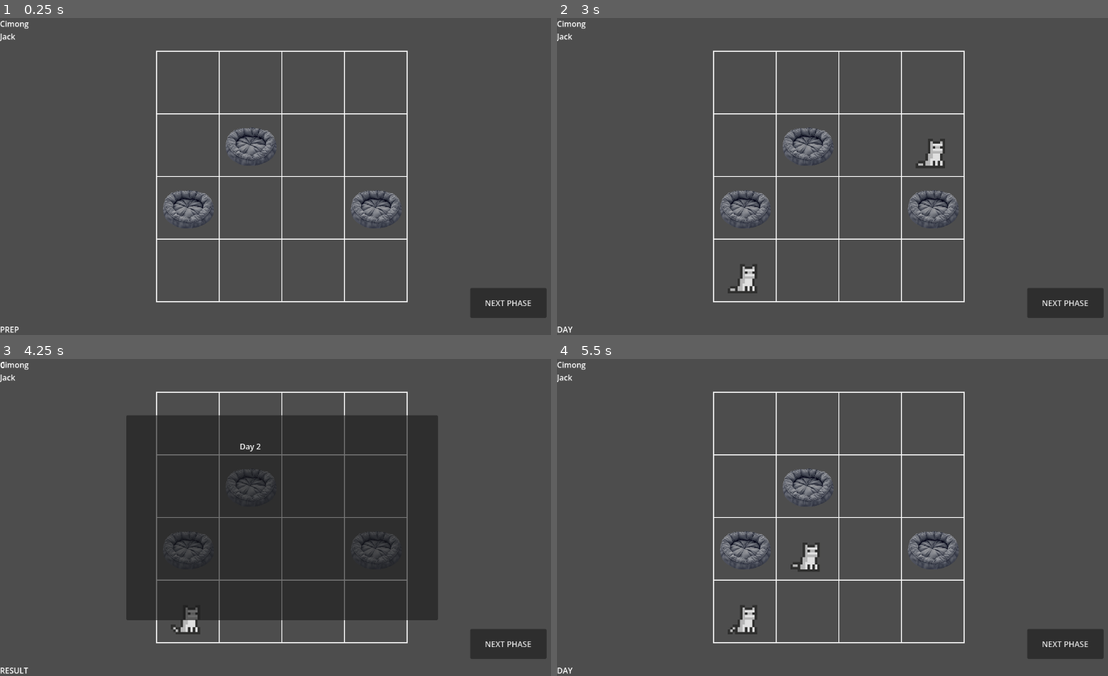
Above: before the commit, frames 1-4 (two rows, left to right).
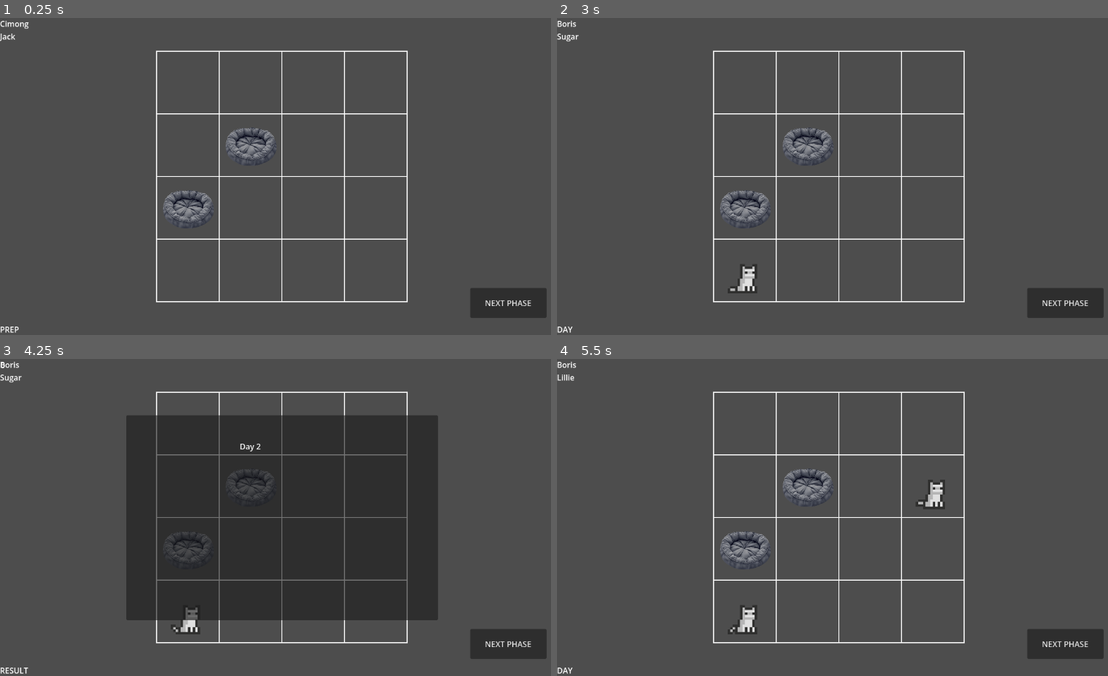
Above: after the commit, the same moments.

Repository: qurreee/cing-care
Game: Godot game, scene res://Scenes/Main.tscn
Two runs of this game, one before a commit and one after it. Both use one fixed random seed, a clock stepped at 60 frames per second and the inputs below.
Inputs (mouse positions are in pixels of both pictures, inside the frame that each line leads up to):
- Up to frame 1 (0.25 s): no input
- Up to frame 2 (3 s): click "NEXT PHASE" at 0.5 s; click "NEXT PHASE" at 1.25 s; click "NEXT PHASE" at 2 s; tap Enter at 2.75 s; move the mouse to (964, 160) at 2.77 s; click (964, 160) at 2.92 s
- Up to frame 3 (4.25 s): tap Space at 3.5 s; drag from (170, 533) to (247, 485) at 3.52 s
- Up to frame 4 (5.5 s): tap Enter at 4.25 s; move the mouse to (893, 447) at 4.27 s; click (893, 447) at 4.42 s; tap Space at 5 s; drag from (810, 580) to (931, 549) at 5.02 s

The runs differ from the first frame. In frame 1, 0.5% of the frame differs, in the area x 63-73%, y 54-67%; in frame 2, 0.9%; in frame 3, 0.2%; in frame 4, 1.2%, in the area x 0-73%, y 0-68%.

Commit message:
Added Sharing Rule
Sharing the same facility rule, tested

Diff:
--- a/Config/game_config.gd
+++ b/Config/game_config.gd
@@ -3,7 +3,8 @@
 
 @export var cat_capacity: int = 3
 @export var day_duration: float = 60.0
-
+@export var GRID_SIZE: Vector2i = Vector2i(4, 4)
+#X is day, Y is cat count
 const CAT_COUNT: Array[Vector2]= [
 	Vector2(1, 2),
 	Vector2(4, 3),
--- a/Entities/Cats/CatDatas/D Rank Cat/boris.tres
+++ b/Entities/Cats/CatDatas/D Rank Cat/boris.tres
@@ -4,12 +4,13 @@
 [ext_resource type="Resource" uid="uid://d36rxv45glce8" path="res://Entities/Cats/CatRules/NearFacility/SleepXWater2.tres" id="2_p0fqv"]
 [ext_resource type="Script" uid="uid://d1nvjh23asoqc" path="res://Entities/Cats/cat_data.gd" id="3_ecj4m"]
 [ext_resource type="Resource" uid="uid://ddllvsrs0qyk2" path="res://Entities/Cats/CatRules/NearFacility/SleepXToilet2.tres" id="3_p0fqv"]
+[ext_resource type="Resource" uid="uid://gkrokywavjq2" path="res://Entities/Cats/CatRules/Sharing/Sleep4.tres" id="4_xvfea"]
 
 [resource]
 script = ExtResource("3_ecj4m")
 cat_name = "Boris"
 description = "Boris just sleeps. Boris hates sleeping next to the toilet and water."
-rules = Array[ExtResource("1_xwcin")]([ExtResource("2_p0fqv"), ExtResource("3_p0fqv")])
+rules = Array[ExtResource("1_xwcin")]([ExtResource("2_p0fqv"), ExtResource("3_p0fqv"), ExtResource("4_xvfea")])
 need_weights = Dictionary[int, float]({
 0: 1.0,
 1: 2.0,
--- a/Entities/Cats/CatDatas/D Rank Cat/cimong.tres
+++ b/Entities/Cats/CatDatas/D Rank Cat/cimong.tres
@@ -4,12 +4,13 @@
 [ext_resource type="Resource" uid="uid://b53pde7w3ppu0" path="res://Entities/Cats/CatRules/NearFacility/SleepVFood3.tres" id="2_owrqg"]
 [ext_resource type="Resource" uid="uid://dnxvqqe4q4f48" path="res://Entities/Cats/CatRules/NearFacility/FoodVSleep3.tres" id="3_2dwfq"]
 [ext_resource type="Script" uid="uid://d1nvjh23asoqc" path="res://Entities/Cats/cat_data.gd" id="4_1rba8"]
+[ext_resource type="Resource" uid="uid://gkrokywavjq2" path="res://Entities/Cats/CatRules/Sharing/Sleep4.tres" id="4_fqx82"]
 
 [resource]
 script = ExtResource("4_1rba8")
 cat_name = "Cimong"
 description = "Cimong likes to sleep and eat a lot."
-rules = Array[ExtResource("1_mlawn")]([ExtResource("2_owrqg"), ExtResource("3_2dwfq")])
+rules = Array[ExtResource("1_mlawn")]([ExtResource("2_owrqg"), ExtResource("3_2dwfq"), ExtResource("4_fqx82")])
 need_weights = Dictionary[int, float]({
 0: 4.0,
 1: 10.0,
--- a/Entities/Cats/CatRules/NearFacility/near_facility_rule.gd
+++ b/Entities/Cats/CatRules/NearFacility/near_facility_rule.gd
@@ -5,10 +5,8 @@
 @export var target_facility: Enums.Needs
 @export var max_distance: float = 2.0
 
-func evaluate(cat: Cat, grid_manager: GridManager) -> float:
+func evaluate(cat: Cat, grid_manager: GridManager,  cats: Array[Cat] = []) -> float:
 	var source_cell = cat.current_facility.cell #Vector2i
-	if not source_cell == cat.current_cell:
-		return 0.0
 	#print(cat.data.cat_name + " is inside " + cat.current_facility.data.facility_name + " in " + str(source_cell))
 	var target_cells = grid_manager.get_facilities_by_type(target_facility) #Array[Facility] (Facility.cell)
 
@@ -18,6 +16,8 @@
 	var min_dist = INF
 	for facility in target_cells:
 		var d = cell_distance(source_cell, facility.cell)
+		if d == 0:
+			return 0.0
 		if d < min_dist:
 			min_dist = d
 
--- /dev/null
+++ b/Entities/Cats/CatRules/Sharing/Sleep4.tres
@@ -0,0 +1,10 @@
+[gd_resource type="Resource" script_class="SharingRule" format=3 uid="uid://gkrokywavjq2"]
+
+[ext_resource type="Script" uid="uid://behqaj1rvsugv" path="res://Entities/Cats/CatRules/Sharing/sharing_rule.gd" id="1_kujpy"]
+
+[resource]
+script = ExtResource("1_kujpy")
+rule_name = "Hates Sharing Bed"
+weight = 15.0
+reward = 10.0
+metadata/_custom_type_script = "uid://behqaj1rvsugv"
--- /dev/null
+++ b/Entities/Cats/CatRules/Sharing/sharing_rule.gd
@@ -0,0 +1,21 @@
+extends CatRule
+class_name SharingRule
+
+func evaluate(cat: Cat, grid_manager: GridManager,  cats: Array[Cat] = []) -> float:
+	if cat.current_facility == null:
+		return 0.0
+
+	var sharing = false
+	for other: Cat in cats:
+		if other == cat:
+			continue
+		if other.current_facility == null:  # add this check
+			continue
+		if other.current_facility.cell == cat.current_facility.cell:
+			sharing = true
+			break
+
+	if sharing:
+		return -weight if is_negative else weight
+	else:
+		return reward if is_negative else -reward
--- a/Entities/Cats/CatRules/cat_rule.gd
+++ b/Entities/Cats/CatRules/cat_rule.gd
@@ -6,7 +6,7 @@
 @export var weight: float = 1.0
 @export var reward: float = 0.5
 
-func evaluate(cat: Cat, grid_manager: GridManager) -> float:
+func evaluate(cat: Cat, grid_manager: GridManager,  cats: Array[Cat] = []) -> float:
 	return 0.0
 
 
--- a/Entities/Cats/cat.gd
+++ b/Entities/Cats/cat.gd
@@ -40,6 +40,8 @@
 
 var prev_need: Enums.Needs = Enums.Needs.FREE
 var current_need: Enums.Needs
+
+
 
 func setup(cat_data: CatData) -> void:
 	data = cat_data
@@ -135,10 +137,10 @@
 	mood = clampf(mood + score, 0, 100)
 
 ##FIXME
-func calculate_score(grid_manager: GridManager) -> float:
+func calculate_score(grid_manager: GridManager, cats: Array[Cat]) -> float:
 	var score : float = 0.0
 	for rule: CatRule in data.rules:
-		score += rule.evaluate(self, grid_manager)
+		score += rule.evaluate(self, grid_manager, cats)
 	apply_score(score)
 	print("Current " + data.cat_name + "'s mood:" + str(mood))
 	return score
--- a/Globals/game_manager.gd
+++ b/Globals/game_manager.gd
@@ -18,14 +18,14 @@
 
 
 #FIXME from save file
-const DEFAULT_FACILITIES: Dictionary[String, bool] = {
-	"food_1": true,
-	"sleep_1": true,
-	"water_1": true,
-	"toilet_1": false,
-	"play_1": false,
-	"maintenance_1": false,
-}
+#const DEFAULT_FACILITIES: Dictionary[String, bool] = {
+	#"food_1": false,
+	#"sleep_1": true,
+	#"water_1": false,
+	#"toilet_1": false,
+	#"play_1": false,
+	#"maintenance_1": false,
+#}
 
 var owned_facilities: Dictionary[String, bool]
 
@@ -36,7 +36,7 @@
 		#pass #LOAD FROM SAVE
 
 	cat_count = config.get_todays_cat_count(day_number)
-	owned_facilities = DEFAULT_FACILITIES.duplicate()
+	#owned_facilities = DEFAULT_FACILITIES.duplicate()
 	generate_day()
 	GameLoop.phase_changed.connect(on_day_phase_changed)
 	#debug
@@ -65,6 +65,7 @@
 #TODO Add progression
 func generate_day() -> void:
 	var diff : int = cat_count - resident_cats.size()
+	print("DIFF " + str(diff))
 	var pool = cat_registry.cats.filter(func(c): return c not in resident_cats)
 	pool.shuffle()
 	todays_cats.clear()
@@ -85,13 +86,16 @@
 
 func on_day_phase_changed(phase: GameLoop.Phase) -> void:
 	if phase == GameLoop.Phase.DAY:
-		reset_day_mood_log()
+		pass
 	elif  phase == GameLoop.Phase.RESULT:
 		pass
 	elif phase == GameLoop.Phase.PREP:
 		todays_income = 0
 		day_number += 1
 		cat_count = config.get_todays_cat_count(day_number)
+		generate_day()
+		print("CATCOUNT" + str(cat_count))
+		reset_day_mood_log()
 
 func calculate_income(base: float, mood: float) -> void:
 	var income = base * mood
--- a/Scenes/cat_manager.gd
+++ b/Scenes/cat_manager.gd
@@ -23,12 +23,14 @@
 
 ##FIXME
 func _on_facility_use_finished(cat: Cat) -> void:
-	var mood = cat.calculate_score(grid_manager)
+	var mood = cat.calculate_score(grid_manager, cats)
 	GameManager.log_mood(cat, cat.current_facility, mood)
 	cat.start_idle(randf_range(0.0, 4.0))
 
 func _on_phase_changed(phase: GameLoop.Phase) -> void:
-	if phase == GameLoop.Phase.DAY:
+	if phase == GameLoop.Phase.PREP:
+		pass
+	elif phase == GameLoop.Phase.DAY:
 		cat_datas = GameManager.todays_cats
 		#for cat in cat_datas:
 			#print(cat.cat_name)
@@ -37,8 +39,6 @@
 		for cat in cats:
 			cat.set_process(false)
 		process_day_end()
-	elif phase == GameLoop.Phase.PREP:
-		pass
 
 func spawn_cats() -> void:
 	var existing_data = cats.map(func(c): return c.data)
--- a/Scenes/grid_manager.gd
+++ b/Scenes/grid_manager.gd
@@ -2,15 +2,17 @@
 class_name GridManager
 
 var grid: Dictionary[Vector2i, Facility] = {}
+const GAME_CONFIG = preload("uid://c8k7kyedtsqnh")
 
 
-@export var GRID_SIZE: Vector2i = Vector2i(4, 4)
+var GRID_SIZE: Vector2i
 var CELL_SIZE: int = 128
 var GRID_ORIGIN: Vector2 = Vector2(200,100)
 @export var show_debug: bool = false
 
 func _ready() -> void:
 	#debug()
+	GRID_SIZE = GAME_CONFIG.GRID_SIZE
 	center_grid()
 	queue_redraw()
 
Not shown, added: Entities/Cats/CatRules/Sharing/sharing_rule.gd.uid
